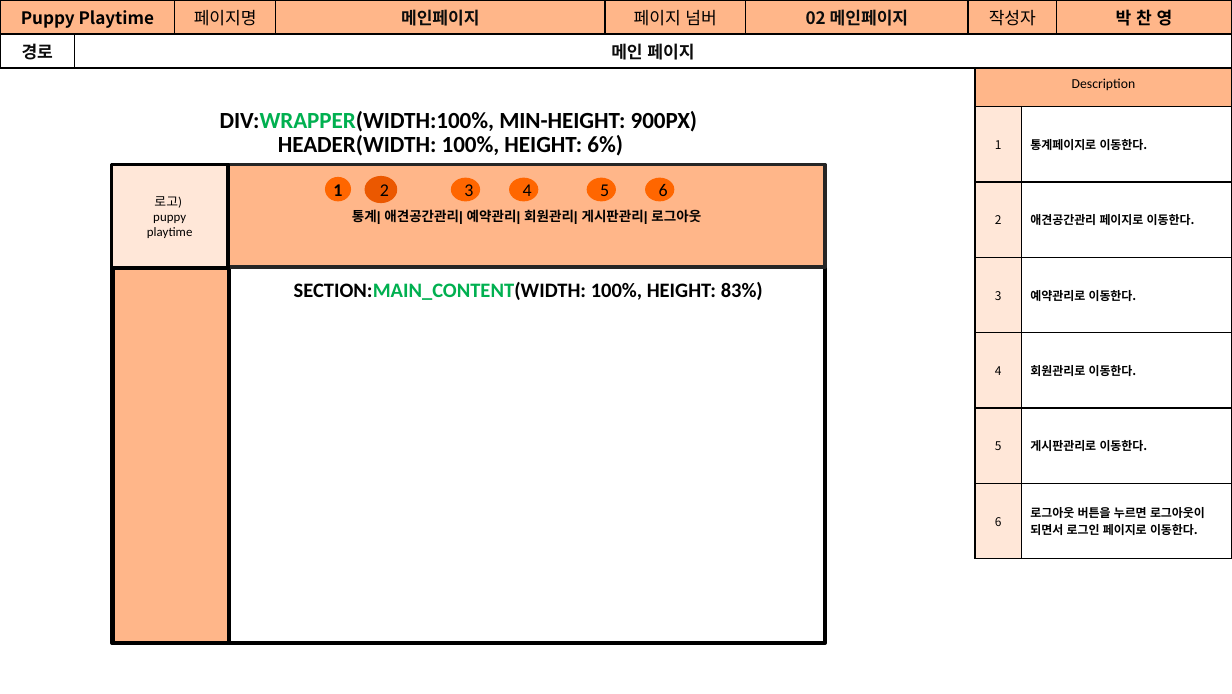
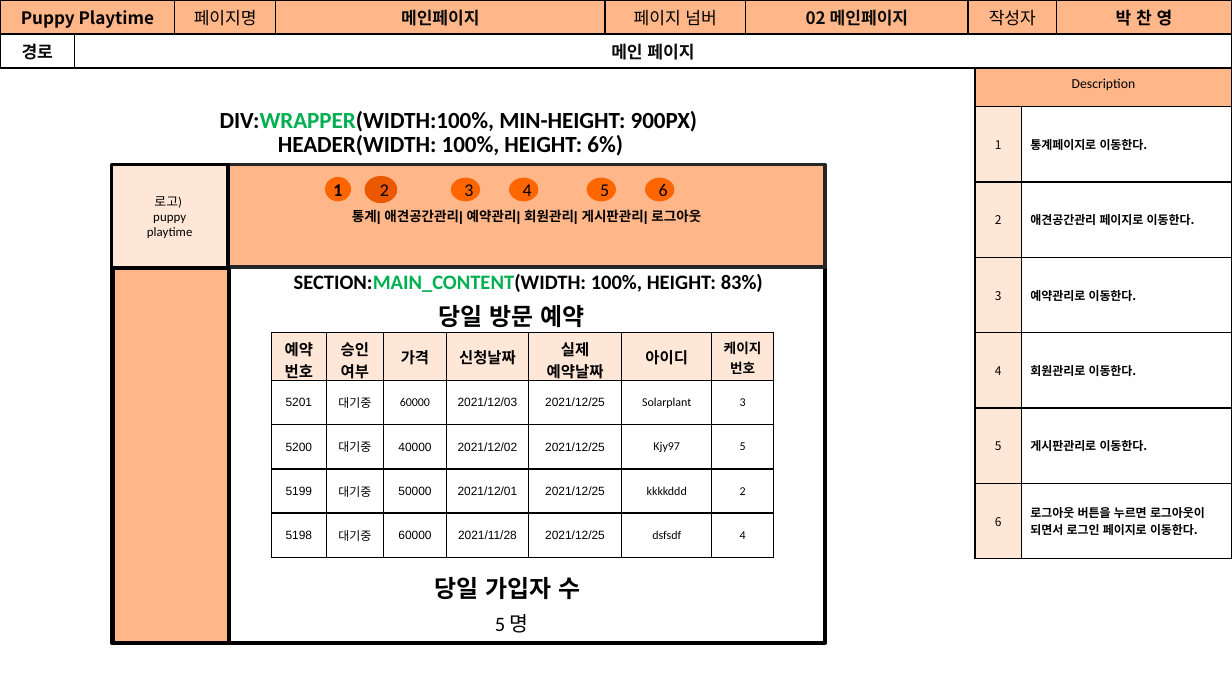
Before and after one commit to Jogging-Kim-Chaebak/PuppyPlaytime, a slide deck: slide 6 of 프로젝트 산출물/9. 스토리보드/Puppy Playtime 관리자 스토리보드.pptx. Drawn at 1232x694 pixels with LibreOffice and Linux fonts; fonts in the diff are those of the drawing. Boxes give left, top, right and bottom in pixels: in the first picture for what was removed or moved away, otherwise in the second. Text is boxed around its words. In the diff, an @@ line names an element or a change of style, - is before the commit and + after.

```diff
--- a/프로젝트 산출물/9. 스토리보드/Puppy Playtime 관리자 스토리보드.pptx
+++ b/프로젝트 산출물/9. 스토리보드/Puppy Playtime 관리자 스토리보드.pptx
@@ text "SECTION:MAIN_CONTENT(WIDTH: 100%, HEIGHT: 83%)": place and size @@
-text "SECTION:MAIN_CONTENT(WIDTH: 100%, HEIGHT: 83%)" at [294,282,763,300]
+text "SECTION:MAIN_CONTENT(WIDTH: 100%, HEIGHT: 83%)" at [294,274,763,292]
@@ text added at [439,305,584,327], 14 pt, text #000000, bold @@
+당일 방문 예약
@@ table added at [271,333,772,558], 5 rows, 7 columns @@
+예약번호 | 승인여부 | 가격 | 신청날짜 | 실제 예약날짜 | 아이디 | 케이지 / 번호
+5201 | 대기중 | 60000 | 2021/12/03 | 2021/12/25 | Solarplant | 3
+5200 | 대기중 | 40000 | 2021/12/02 | 2021/12/25 | Kjy97 | 5
+5199 | 대기중 | 50000 | 2021/12/01 | 2021/12/25 | kkkkddd | 2
+5198 | 대기중 | 60000 | 2021/11/28 | 2021/12/25 | dsfsdf | 4
@@ text added at [435,577,581,599], 14 pt, text #000000, bold @@
+당일 가입자 수
@@ text added at [495,614,529,633], 12 pt, text #000000 @@
+5 명
```
Also in this commit, not shown: 23 other slides changed, 1 slide removed, 3 other files.
